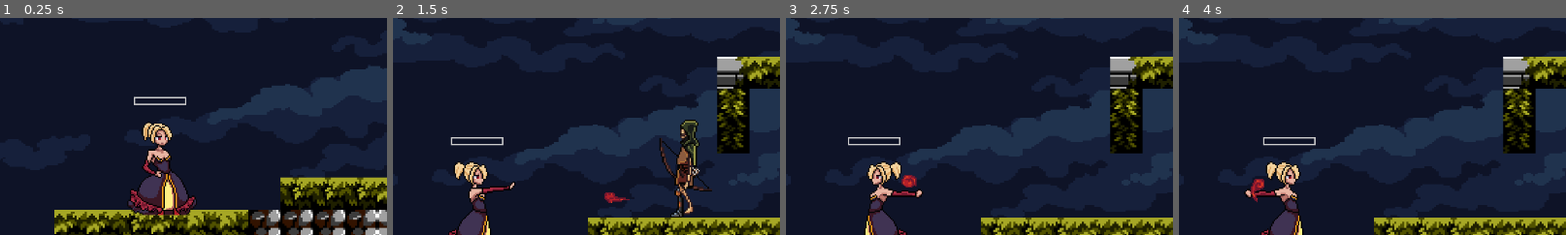
Above: before the commit, frames 1-4 (left to right).
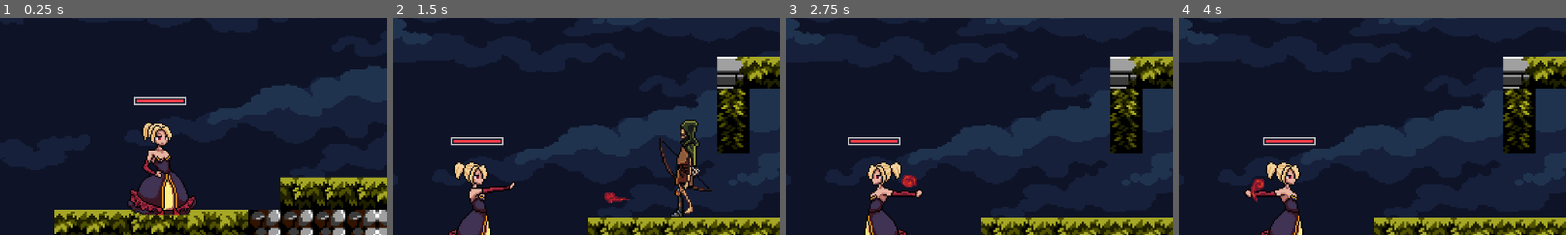
Above: after the commit, the same moments.

Repository: tt226/Slav2500-GAME
Game: Godot game, scene res://scenes/game.tscn
The game is run twice, just before and just after one commit, with the same random seed, the same clock (stepped at 60 frames per second) and the same inputs.
Inputs:
- Up to frame 1 (0.25 s): no input
- Up to frame 2 (1.5 s): hold Right (right) from 0.53 s (still down); tap Z (attack) at 0.6, 1.35 s; tap Space (jump) at 0.77 s
- Up to frame 3 (2.75 s): tap Space (jump) at 1.52 s; release Right (right) at 2.03 s; hold Left (left) from 2.03 s (still down); tap Z (attack) at 2.1 s
- Up to frame 4 (4 s): tap Enter at 2.75 s; release Left (left) at 2.78 s; hold Right (right) from 2.78 s (still down); tap Z (attack) at 2.85, 3.6 s; tap Space (jump) at 3.02, 3.77 s
The pictures show only the part of the screen within x 0-50%, y 45-95%; the shares and areas given below are measured in that part.

The runs differ from the first frame. In frame 1, 0.2% of the frame differs, in the area x 35-48%, y 37-39%; in frame 2, 0.2%; in frame 3, 0.2%; in frame 4, 0.2%.

Commit message:
damage logic start

Diff:
--- a/scenes/custom_health_bar.tscn
+++ b/scenes/custom_health_bar.tscn
@@ -43,9 +43,11 @@
 offset_bottom = 2.59
 theme_override_styles/background = SubResource("StyleBoxEmpty_wq3hh")
 theme_override_styles/fill = SubResource("StyleBoxFlat_gvy4k")
+step = 1.0
 show_percentage = false
 
 [node name="ResetVisibility" type="Timer" parent="."]
 one_shot = true
 
+[connection signal="ready" from="ProgressBar" to="." method="_on_progress_bar_ready"]
 [connection signal="timeout" from="ResetVisibility" to="." method="_on_reset_visibility_timeout"]
--- a/scenes/spear.tscn
+++ b/scenes/spear.tscn
@@ -8,6 +8,8 @@
 b = Vector2(24, 0)
 
 [node name="Area2D" type="Area2D"]
+collision_layer = 2
+collision_mask = 2
 script = ExtResource("1_uf2bl")
 
 [node name="Sprite2D" type="Sprite2D" parent="."]
@@ -20,3 +22,5 @@
 
 [node name="Timer" type="Timer" parent="."]
 one_shot = true
+
+[connection signal="body_entered" from="." to="." method="_on_body_entered"]
--- a/scripts/custom_health_bar.gd
+++ b/scripts/custom_health_bar.gd
@@ -35,3 +35,7 @@
 
 func _on_reset_visibility_timeout() -> void:
 	_change_opacity(0.0)
+
+
+func _on_progress_bar_ready() -> void:
+	_setup_health_bar(100)
--- a/scripts/player.gd
+++ b/scripts/player.gd
@@ -136,3 +136,6 @@
 
 	blood.global_position = spawn_pos
 	blood.direction = Vector2.RIGHT if facing_right else Vector2.LEFT
+
+func take_damage(amount: int):
+	print(amount)
--- a/scripts/spear.gd
+++ b/scripts/spear.gd
@@ -12,7 +12,9 @@
 func _on_Timer_timeout():
 	queue_free()
 
-func _on_area_entered(area):
-	if area.name == "Player":
-		area.take_damage(1)
+func _on_body_entered(body: Node2D) -> void:
+	print('body entered from spear')
+	if body.name == "Player":
+		body.take_damage(1)
 		queue_free()
+	pass # Replace with function body.
